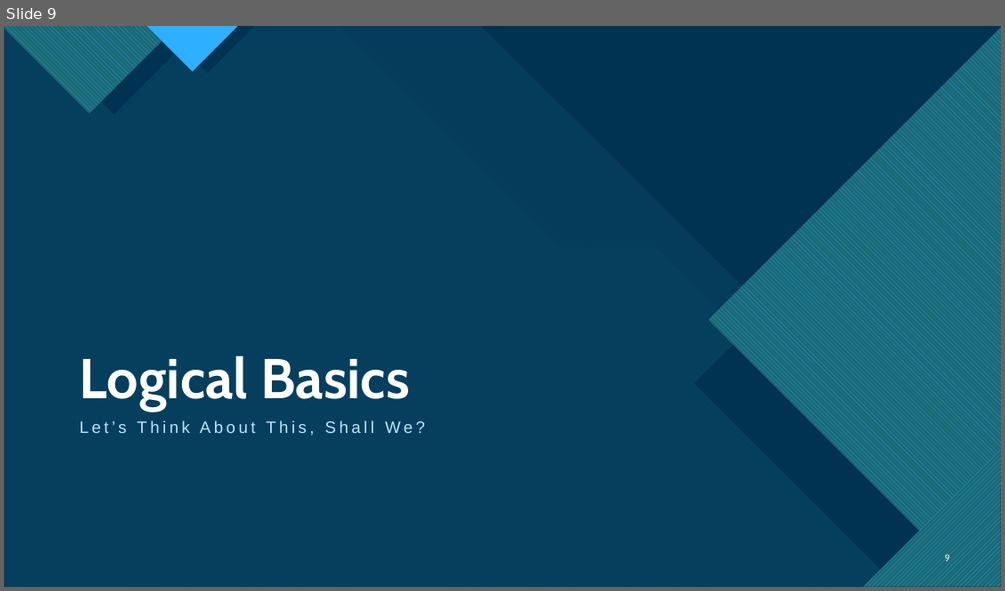
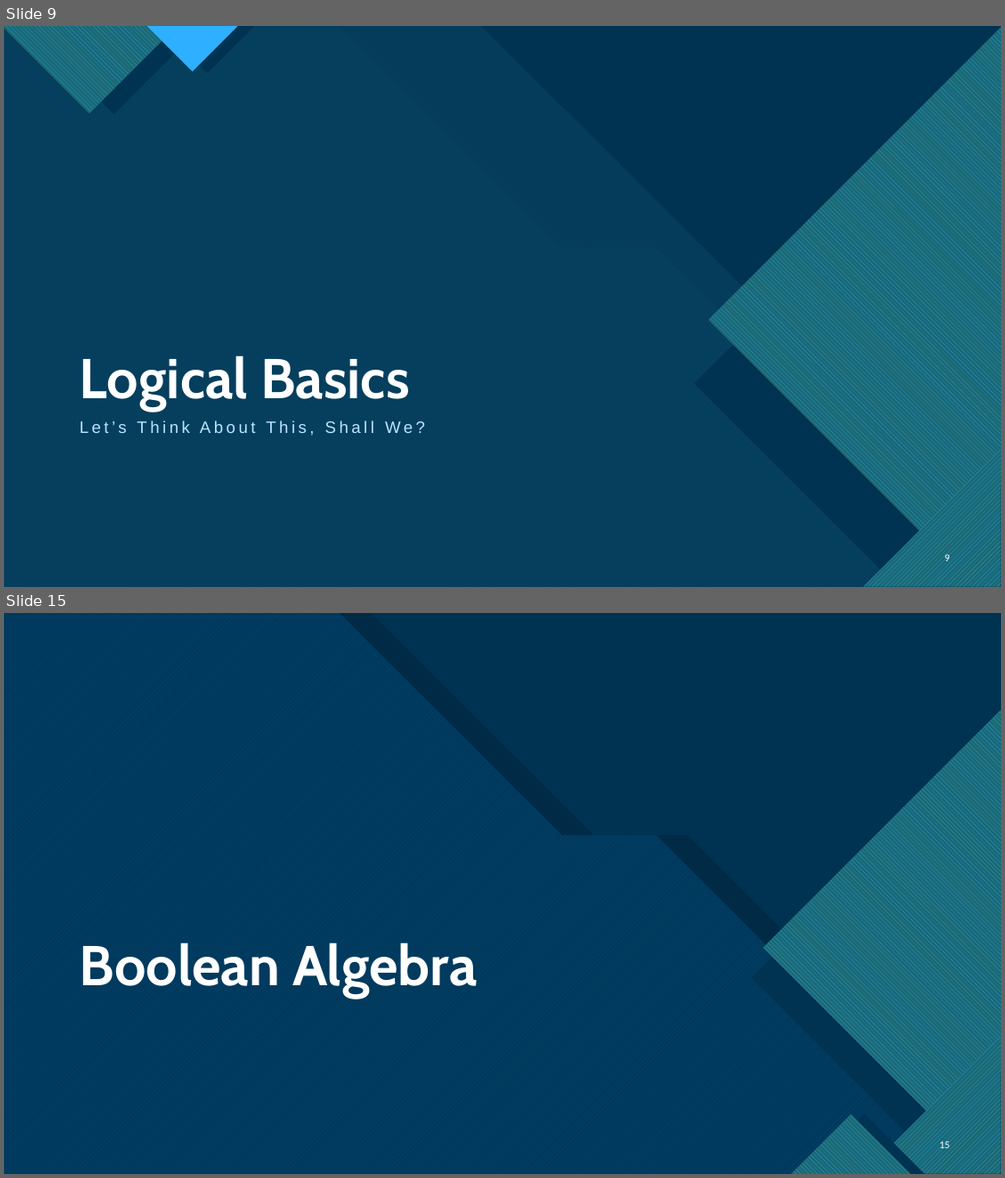
Before and after one commit to Legohead259/OCE4531-Material, a slide deck: presentations/1 - Binary Basics and Boolean Algebra.pptx. Shown one above the other, each under a label of ours: slide 9 before the commit, slides 9 and 15 after it; the slides between them are not shown. The pictures are 1005x591 and 1005x1178 pixels, drawn with LibreOffice and Linux fonts; fonts in the diff are those of the drawing. Boxes give left, top, right and bottom in pixels: in the first picture for what was removed or moved away, otherwise in the second. Text is boxed around its words. In the diff, an @@ line names an element or a change of style, - is before the commit and + after.

```diff
--- a/presentations/1 - Binary Basics and Boolean Algebra.pptx
+++ b/presentations/1 - Binary Basics and Boolean Algebra.pptx
@@ slide 15 added at bbox=[4, 613, 1001, 1174], background #FFFFFF; not listed: 11 template elements that a slide beside it also shows @@
@@ rectangle added at bbox=[4, 613, 1001, 1174], fill #003352 @@
@@ freeform shape added at bbox=[4, 613, 995, 1174], fill pattern #47C3D3 on #0065A4 @@
@@ freeform shape added at bbox=[4, 613, 1001, 1174], fill #003352 at 85% opacity @@
@@ freeform shape added at bbox=[35, 613, 1001, 1174], fill #000000 @@
@@ freeform shape added at bbox=[763, 709, 1001, 1174], fill pattern #2FAFFF on #1B6872 @@
@@ freeform shape added at bbox=[752, 729, 1001, 1174], fill #003352 @@
@@ title added at bbox=[80, 942, 477, 997], 54 pt, text #FFFFFF, bold @@
+Boolean Algebra
@@ freeform shape added at bbox=[791, 1113, 912, 1174], fill pattern #2FAFFF on #1B6872 @@
@@ freeform shape added at bbox=[803, 1113, 925, 1174], fill #003352 @@
@@ page number added at bbox=[939, 1141, 950, 1148], 10 pt, text #FFFFFF @@
+15
```
Also in this commit, not shown: 1 slide changed, 12 other slides added, 1 slide removed.
